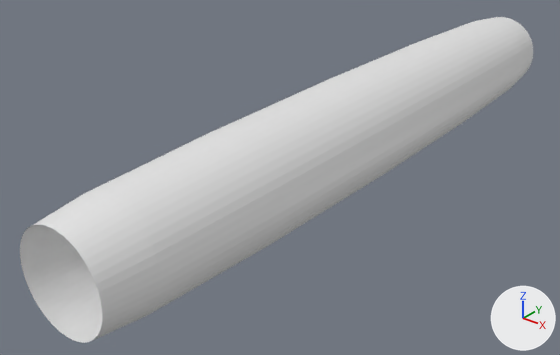
What one commit did to the Blender file Blender Assets (Optimized)/marble_launcher_gun.blend.
One viewpoint serves both versions: a camera (50 mm lens) standing at (2.24, -3.44, 1.98) and looking at (-0.24, -0.34, 0.06). Every picture has the same lights, and +X, +Y and +Z are marked at lower right. The older version comes first.

Before the edit, the objects in view are built like this:
```python
me_torus_001 = bpy.data.meshes.new('Torus.001')
me_torus_001.from_pydata(...)  # a torus around z (ring radius 1.0, tube radius 0.25) spanning x -1.25..1.25, y -1.25..1.25, z -0.25..0.25
ob_torus = bpy.data.objects.new('Torus', me_torus_001)
ob_torus.location = (0.0, 0.0, 0.3)
ob_torus.rotation_euler = (1.571, 0.0, 0.0)  # degrees (90, 0, 0)
ob_torus.scale = (0.25, 0.25, 8.0)
```
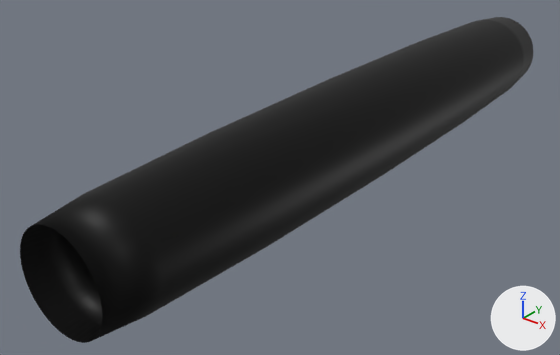
Pixel boxes [x1, y1, x2, y2] of what changed, in the pictures (560 x 355 px):
'Torus', recoloured, shading changed (white to black)
    both: [20, 17, 533, 343]

What the commit changed:
Material 'Material.002' (mat_material_002) is new.
Its base color is (0.00156, 0.00156, 0.00156) (black #050505).
Its metallic is 0.5.
me_torus_001 has 576 vertices, 576 faces and spans x -1.25..1.25, y -1.25..1.25, z -0.25..0.25.
me_torus_001 is used by ob_torus; location (0.0, 0.0, 0.3); rotation (1.571, 0.0, 0.0), in degrees (90, 0, 0); scale (0.25, 0.25, 8.0).
me_torus_001 part 1: all faces are now shaded smooth (576 of 576 changed).
me_torus_001 gains material mat_material_002 (black #050505).
